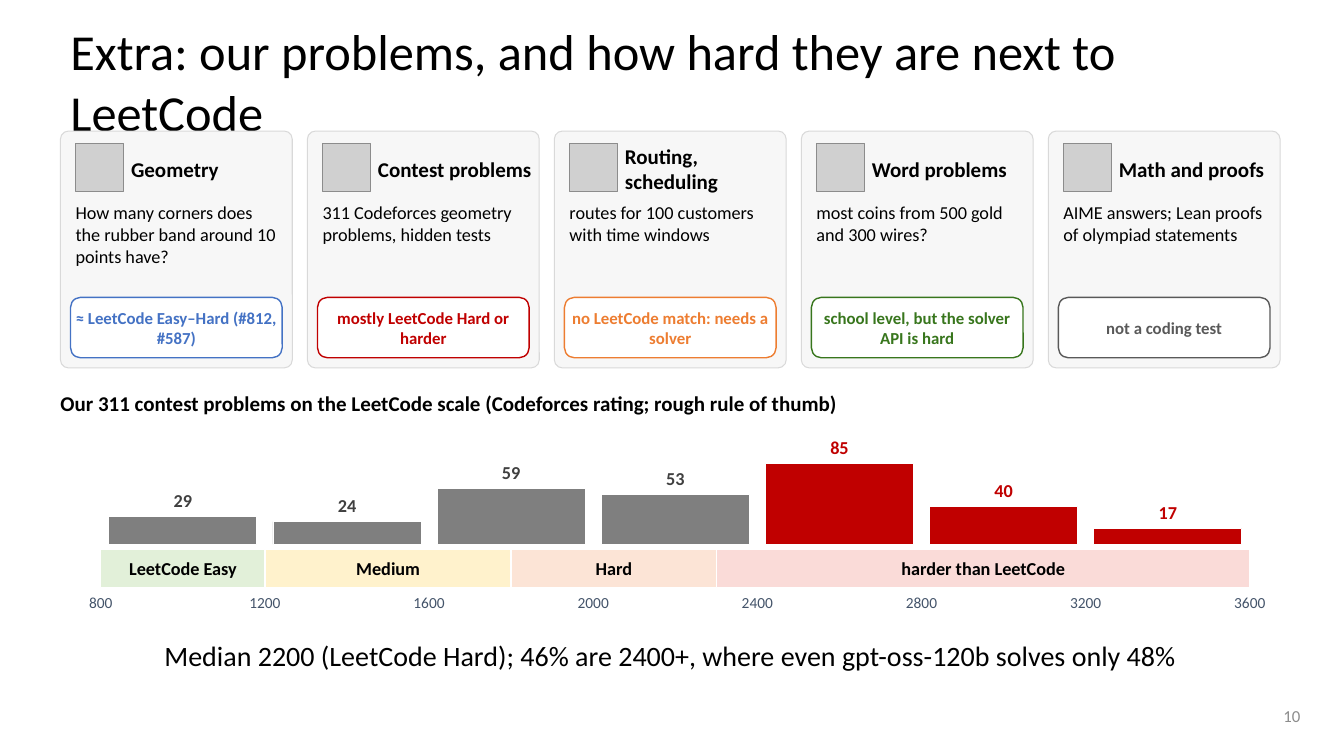
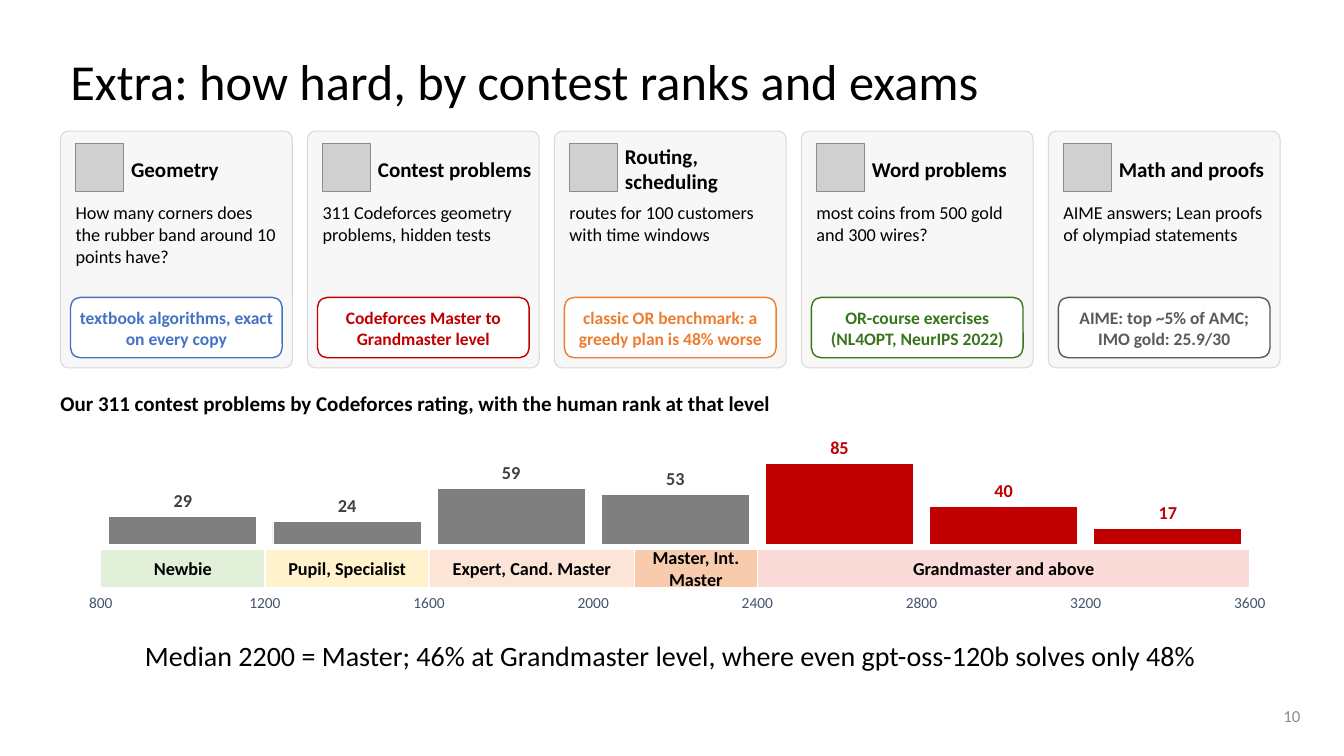
Before and after one commit to dlwns147/CSED490E_Project_Team5, a slide deck: slide 10 of PROPOSAL_slides.pptx. Drawn at 1344x756 pixels with LibreOffice and Linux fonts; fonts in the diff are those of the drawing; grey boxes stand for pictures. Boxes give left, top, right and bottom in pixels: in the first picture for what was removed or moved away, otherwise in the second. Text is boxed around its words. In the diff, an @@ line names an element or a change of style, - is before the commit and + after.

```diff
--- a/PROPOSAL_slides.pptx
+++ b/PROPOSAL_slides.pptx
@@ title at (70, 65, 978, 108): text changed @@
-Extra: our problems, and how hard they are next to LeetCode
+Extra: how hard, by contest ranks and exams
@@ text at (80, 311, 273, 348): text changed; size 12 to 12.5 pt @@
-≈ LeetCode Easy–Hard (#812, #587)
+textbook algorithms, exact on every copy
@@ text at (346, 311, 501, 345): text changed; size 12 to 12.5 pt @@
-mostly LeetCode Hard or harder
+Codeforces Master to Grandmaster level
@@ text at (579, 311, 762, 348): text changed; size 12 to 12.5 pt @@
-no LeetCode match: needs a solver
+classic OR benchmark: a greedy plan is 48% worse
@@ text at (831, 312, 1004, 348): text changed; size 12 to 12.5 pt @@
-school level, but the solver API is hard
+OR-course exercises (NL4OPT, NeurIPS 2022)
@@ text at (1079, 312, 1249, 348): text changed; size 12 to 12.5 pt @@
-not a coding test
+AIME: top ~5% of AMC; IMO gold: 25.9/30
@@ text at (60, 396, 770, 415): text changed @@
-Our 311 contest problems on the LeetCode scale (Codeforces rating; rough rule of thumb)
+Our 311 contest problems by Codeforces rating, with the human rank at that level
@@ text at (154, 562, 212, 575): text changed @@
-LeetCode Easy
+Newbie
@@ rectangle: place and size @@
-rectangle at (265, 549, 511, 588)
+rectangle at (265, 549, 430, 588)
@@ text added at (288, 562, 406, 578), 13 pt, text #000000, bold @@
+Pupil, Specialist
@@ text removed at (356, 562, 420, 575) @@
-Medium
@@ rectangle: place and size @@
-rectangle at (511, 549, 717, 588)
+rectangle at (430, 549, 635, 588)
@@ text added at (453, 562, 611, 578), 13 pt, text #000000, bold @@
+Expert, Cand. Master
@@ text removed at (596, 562, 632, 575) @@
-Hard
@@ rectangle added at (634, 549, 757, 588), fill #F8CBAD, outline #FFFFFF 1 pt @@
@@ text added at (653, 552, 740, 591), 13 pt, text #000000, bold @@
+Master, Int. Master
@@ rectangle: place and size @@
-rectangle at (717, 549, 1250, 588)
+rectangle at (757, 549, 1250, 588)
@@ text at (913, 562, 1094, 575): text changed @@
-harder than LeetCode
+Grandmaster and above
@@ text at (145, 646, 1194, 671): text changed @@
-Median 2200 (LeetCode Hard); 46% are 2400+, where even gpt-oss-120b solves only 48%
+Median 2200 = Master; 46% at Grandmaster level, where even gpt-oss-120b solves only 48%
```
Also in this commit, not shown: 3 other slides changed, 6 other files.
